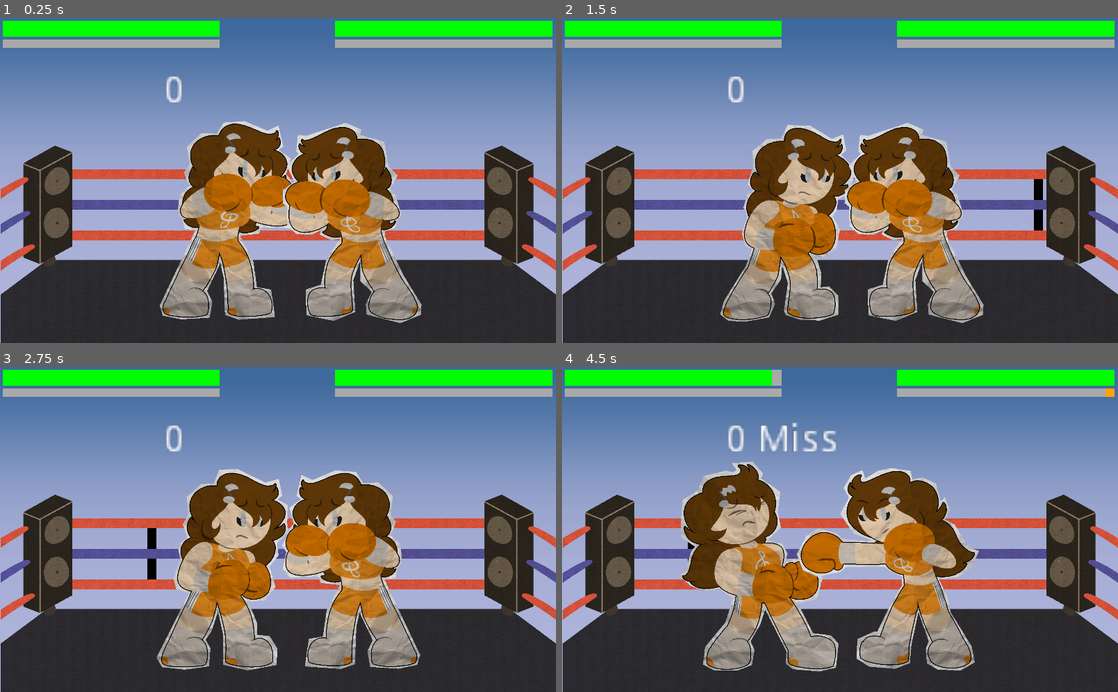
Above: before the commit, frames 1-4 (two rows, left to right).
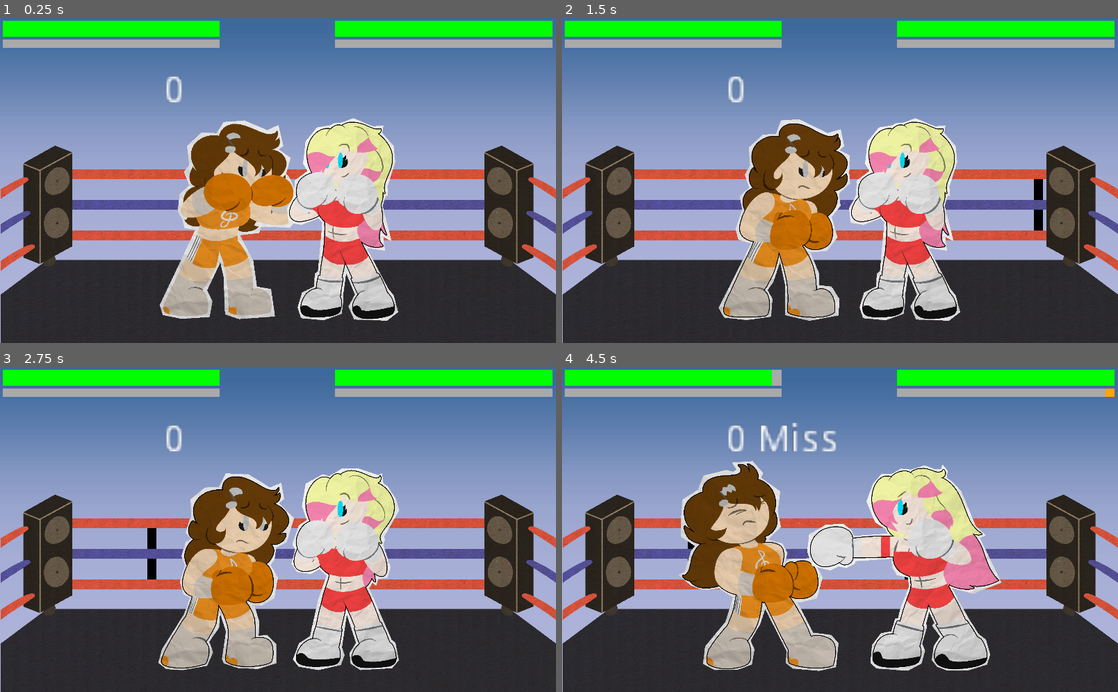
Above: after the commit, the same moments.

Repository: Boyquotes/melody-boxing
Game: Godot game, scene res://room/ring.tscn
The game is run twice, just before and just after one commit, with the same random seed, the same clock (stepped at 60 frames per second) and the same inputs.
Inputs:
- Up to frame 1 (0.25 s): no input
- Up to frame 2 (1.5 s): hold Right (ui_right) 0.53-1.28 s; hold Down (ui_down) from 1.28 s (still down)
- Up to frame 3 (2.75 s): release Down (ui_down) at 2.03 s; hold Right (ui_right) from 2.03 s (still down)
- Up to frame 4 (4.5 s): release Right (ui_right) at 2.78 s; hold Up (ui_up) 2.78-3.53 s; hold Left (ui_left) from 3.53 s (still down)

The runs differ from the first frame. In frame 1, 14% of the frame differs, in the area x 28-76%, y 30-94%; in frame 2, 17%; in frame 3, 17%; in frame 4, 18%, in the area x 21-79%, y 28-94%.

Commit message:
Update sprite

Diff:
--- a/room/ring.gd
+++ b/room/ring.gd
@@ -194,7 +194,6 @@
 	if(perf):
 		judgeMult = attacker.maxJudgeMult;
 	var damage = attacker.baseAtk * judgeMult * attacker.maxSpMult * (1+attacker.sp/attacker.maxSp) * mult;
-	print(damage);
 	victim.hp -= damage;
 
 func increaseCombo():
--- a/room/ring.tscn
+++ b/room/ring.tscn
@@ -1,5 +1,6 @@
-[gd_scene load_steps=68 format=2]
+[gd_scene load_steps=69 format=2]
 
+[ext_resource path="res://sprite/melody/template.tres" type="SpriteFrames" id=1]
 [ext_resource path="res://bg/background.png" type="Texture" id=2]
 [ext_resource path="res://music/pancake.ogg" type="AudioStream" id=3]
 [ext_resource path="res://sprite/note.png" type="Texture" id=4]
@@ -65,18 +66,18 @@
 [ext_resource path="res://sprite/effect/burst/burst (7).png" type="Texture" id=64]
 [ext_resource path="res://sprite/effect/burst/burst (11).png" type="Texture" id=65]
 [ext_resource path="res://bg/stage.png" type="Texture" id=66]
-[ext_resource path="res://sprite/melody_p/template.tres" type="SpriteFrames" id=67]
+[ext_resource path="res://sprite/aj/template.tres" type="SpriteFrames" id=67]
 
 [sub_resource type="SpriteFrames" id=1]
 animations = [ {
+"frames": [ ExtResource( 22 ), ExtResource( 11 ), ExtResource( 12 ), ExtResource( 13 ), ExtResource( 8 ), ExtResource( 7 ), ExtResource( 9 ), ExtResource( 10 ), ExtResource( 16 ), ExtResource( 19 ), ExtResource( 14 ), ExtResource( 15 ), ExtResource( 17 ), ExtResource( 18 ), ExtResource( 35 ), ExtResource( 34 ), ExtResource( 30 ), ExtResource( 31 ), ExtResource( 33 ), ExtResource( 32 ), ExtResource( 24 ), ExtResource( 23 ), ExtResource( 27 ), ExtResource( 28 ), ExtResource( 20 ), ExtResource( 26 ), ExtResource( 29 ), ExtResource( 25 ), ExtResource( 21 ) ],
+"loop": false,
+"name": "block",
+"speed": 60.0
+}, {
 "frames": [ ExtResource( 46 ), ExtResource( 41 ), ExtResource( 56 ), ExtResource( 62 ), ExtResource( 42 ), ExtResource( …(445 unchanged characters)…
 "loop": false,
 "name": "burst",
-"speed": 60.0
-}, {
-"frames": [ ExtResource( 22 ), ExtResource( 11 ), ExtResource( 12 ), ExtResource( 13 ), ExtResource( 8 ), ExtResource( 7 ), ExtResource( 9 ), ExtResource( 10 ), ExtResource( 16 ), ExtResource( 19 ), ExtResource( 14 ), ExtResource( 15 ), ExtResource( 17 ), ExtResource( 18 ), ExtResource( 35 ), ExtResource( 34 ), ExtResource( 30 ), ExtResource( 31 ), ExtResource( 33 ), ExtResource( 32 ), ExtResource( 24 ), ExtResource( 23 ), ExtResource( 27 ), ExtResource( 28 ), ExtResource( 20 ), ExtResource( 26 ), ExtResource( 29 ), ExtResource( 25 ), ExtResource( 21 ) ],
-"loop": false,
-"name": "block",
 "speed": 60.0
 } ]
 
@@ -103,18 +104,20 @@
 texture = ExtResource( 4 )
 
 [node name="spr_left" type="AnimatedSprite" parent="."]
-position = Vector2( -167.247, 244.201 )
+position = Vector2( -167.247, 242.082 )
 z_index = 1
-frames = ExtResource( 67 )
-animation = "idle_up"
+frames = ExtResource( 1 )
+animation = "hit_down"
+frame = 3
 playing = true
 script = ExtResource( 6 )
 
 [node name="spr_right" type="AnimatedSprite" parent="."]
 position = Vector2( 259.232, 245.336 )
 frames = ExtResource( 67 )
-animation = "idle_up"
-frame = 3
+animation = "defl_up"
+frame = 2
+speed_scale = 0.9
 playing = true
 flip_h = true
 script = ExtResource( 6 )
--- /dev/null
+++ b/sprite/aj/template.tres
@@ -0,0 +1,69 @@
+[gd_resource type="SpriteFrames" load_steps=15 format=2]
+
+[ext_resource path="res://sprite/aj/Block Low.png" type="Texture" id=1]
+[ext_resource path="res://sprite/aj/Idle 4.png" type="Texture" id=2]
+[ext_resource path="res://sprite/aj/Punch 2 Throw.png" type="Texture" id=3]
+[ext_resource path="res://sprite/aj/Punch Throw.png" type="Texture" id=4]
+[ext_resource path="res://sprite/aj/Punch 2 Windup.png" type="Texture" id=5]
+[ext_resource path="res://sprite/aj/Idle 1.png" type="Texture" id=6]
+[ext_resource path="res://sprite/aj/Bonk High.png" type="Texture" id=7]
+[ext_resource path="res://sprite/aj/Idle 5.png" type="Texture" id=8]
+[ext_resource path="res://sprite/aj/Punch Windup.png" type="Texture" id=9]
+[ext_resource path="res://sprite/aj/Idle 6.png" type="Texture" id=10]
+[ext_resource path="res://sprite/aj/Bonk Low.png" type="Texture" id=11]
+[ext_resource path="res://sprite/aj/Block Up.png" type="Texture" id=12]
+[ext_resource path="res://sprite/aj/Idle 3.png" type="Texture" id=13]
+[ext_resource path="res://sprite/aj/Idle 2.png" type="Texture" id=14]
+
+[resource]
+animations = [ {
+"frames": [ ExtResource( 1 ), ExtResource( 1 ), ExtResource( 1 ), ExtResource( 1 ) ],
+"loop": false,
+"name": "def_down",
+"speed": 5.0
+}, {
+"frames": [ ExtResource( 12 ), ExtResource( 12 ), ExtResource( 12 ), ExtResource( 12 ) ],
+"loop": true,
+"name": "defl_up",
+"speed": 5.0
+}, {
+"frames": [ ExtResource( 6 ), ExtResource( 7 ), ExtResource( 7 ), ExtResource( 7 ) ],
+"loop": false,
+"name": "hit_up",
+"speed": 5.0
+}, {
+"frames": [ ExtResource( 6 ), ExtResource( 14 ), ExtResource( 13 ), ExtResource( 14 ) ],
+"loop": true,
+"name": "idle_up",
+"speed": 5.0
+}, {
+"frames": [ ExtResource( 2 ), ExtResource( 8 ), ExtResource( 10 ), ExtResource( 8 ) ],
+"loop": true,
+"name": "idle_down",
+"speed": 5.0
+}, {
+"frames": [ ExtResource( 12 ), ExtResource( 12 ), ExtResource( 12 ), ExtResource( 12 ) ],
+"loop": false,
+"name": "def_up",
+"speed": 5.0
+}, {
+"frames": [ ExtResource( 5 ), ExtResource( 3 ), ExtResource( 3 ), ExtResource( 3 ) ],
+"loop": false,
+"name": "atk_down",
+"speed": 5.0
+}, {
+"frames": [ ExtResource( 1 ), ExtResource( 1 ), ExtResource( 1 ), ExtResource( 1 ) ],
+"loop": true,
+"name": "defl_down",
+"speed": 5.0
+}, {
+"frames": [ ExtResource( 9 ), ExtResource( 4 ), ExtResource( 4 ), ExtResource( 4 ) ],
+"loop": false,
+"name": "atk_up",
+"speed": 5.0
+}, {
+"frames": [ ExtResource( 2 ), ExtResource( 11 ), ExtResource( 11 ), ExtResource( 11 ) ],
+"loop": false,
+"name": "hit_down",
+"speed": 5.0
+} ]
--- a/sprite/melody/template.tres
+++ b/sprite/melody/template.tres
@@ -1,19 +1,19 @@
 [gd_resource type="SpriteFrames" load_steps=15 format=2]
 
-[ext_resource path="res://sprite/melody/hit_down.png" type="Texture" id=1]
-[ext_resource path="res://sprite/melody/idle_down_1.png" type="Texture" id=2]
-[ext_resource path="res://sprite/melody/punch_down_1.png" type="Texture" id=3]
-[ext_resource path="res://sprite/melody/punch_up_1.png" type="Texture" id=4]
-[ext_resource path="res://sprite/melody/punch_down_2.png" type="Texture" id=5]
-[ext_resource path="res://sprite/melody/punch_up_2.png" type="Texture" id=6]
-[ext_resource path="res://sprite/melody/idle_up_1.png" type="Texture" id=7]
-[ext_resource path="res://sprite/melody/idle_down_2.png" type="Texture" id=8]
-[ext_resource path="res://sprite/melody/hit_up.png" type="Texture" id=9]
-[ext_resource path="res://sprite/melody/idle_down_3.png" type="Texture" id=10]
-[ext_resource path="res://sprite/melody/block_down.png" type="Texture" id=11]
-[ext_resource path="res://sprite/melody/block_up.png" type="Texture" id=12]
-[ext_resource path="res://sprite/melody/idle_up_2.png" type="Texture" id=13]
-[ext_resource path="res://sprite/melody/idle_up_3.png" type="Texture" id=14]
+[ext_resource path="res://sprite/melody/Bonk Low.png" type="Texture" id=1]
+[ext_resource path="res://sprite/melody/Idle 4.png" type="Texture" id=2]
+[ext_resource path="res://sprite/melody/Punch 2 Throw.png" type="Texture" id=3]
+[ext_resource path="res://sprite/melody/Punch Throw.png" type="Texture" id=4]
+[ext_resource path="res://sprite/melody/Punch 2 Windup.png" type="Texture" id=5]
+[ext_resource path="res://sprite/melody/Idle 1.png" type="Texture" id=6]
+[ext_resource path="res://sprite/melody/Bonk High.png" type="Texture" id=7]
+[ext_resource path="res://sprite/melody/Idle 5.png" type="Texture" id=8]
+[ext_resource path="res://sprite/melody/Punch Windup.png" type="Texture" id=9]
+[ext_resource path="res://sprite/melody/Idle 6.png" type="Texture" id=10]
+[ext_resource path="res://sprite/melody/Block Low.png" type="Texture" id=11]
+[ext_resource path="res://sprite/melody/Block High.png" type="Texture" id=12]
+[ext_resource path="res://sprite/melody/Idle 3.png" type="Texture" id=13]
+[ext_resource path="res://sprite/melody/Idle 2.png" type="Texture" id=14]
 
 [resource]
 animations = [ {
@@ -22,22 +22,12 @@
 "name": "hit_down",
 "speed": 5.0
 }, {
-"frames": [ ExtResource( 7 ), ExtResource( 9 ), ExtResource( 9 ), ExtResource( 9 ) ],
+"frames": [ ExtResource( 5 ), ExtResource( 3 ), ExtResource( 3 ), ExtResource( 3 ) ],
 "loop": false,
-"name": "hit_up",
+"name": "atk_down",
 "speed": 5.0
 }, {
-"frames": [ ExtResource( 12 ), ExtResource( 12 ), ExtResource( 12 ), ExtResource( 12 ) ],
-"loop": false,
-"name": "def_up",
-"speed": 5.0
-}, {
-"frames": [ ExtResource( 11 ), ExtResource( 11 ), ExtResource( 11 ), ExtResource( 11 ) ],
-"loop": true,
-"name": "defl_down",
-"speed": 5.0
-}, {
-"frames": [ ExtResource( 4 ), ExtResource( 6 ), ExtResource( 6 ), ExtResource( 6 ) ],
+"frames": [ ExtResource( 9 ), ExtResource( 4 ), ExtResource( 4 ), ExtResource( 4 ) ],
 "loop": false,
 "name": "atk_up",
 "speed": 5.0
@@ -52,9 +42,19 @@
 "name": "def_down",
 "speed": 5.0
 }, {
-"frames": [ ExtResource( 3 ), ExtResource( 5 ), ExtResource( 5 ), ExtResource( 5 ) ],
+"frames": [ ExtResource( 12 ), ExtResource( 12 ), ExtResource( 12 ), ExtResource( 12 ) ],
 "loop": false,
-"name": "atk_down",
+"name": "def_up",
+"speed": 5.0
+}, {
+"frames": [ ExtResource( 6 ), ExtResource( 7 ), ExtResource( 7 ), ExtResource( 7 ) ],
+"loop": false,
+"name": "hit_up",
+"speed": 5.0
+}, {
+"frames": [ ExtResource( 11 ), ExtResource( 11 ), ExtResource( 11 ), ExtResource( 11 ) ],
+"loop": true,
+"name": "defl_down",
 "speed": 5.0
 }, {
 "frames": [ ExtResource( 12 ), ExtResource( 12 ), ExtResource( 12 ), ExtResource( 12 ) ],
@@ -62,7 +62,7 @@
 "name": "defl_up",
 "speed": 5.0
 }, {
-"frames": [ ExtResource( 7 ), ExtResource( 13 ), ExtResource( 14 ), ExtResource( 13 ) ],
+"frames": [ ExtResource( 6 ), ExtResource( 14 ), ExtResource( 13 ), ExtResource( 14 ) ],
 "loop": true,
 "name": "idle_up",
 "speed": 5.0
--- a/sprite/melody_p/template.tres
+++ /dev/null
@@ -1,69 +0,0 @@
-[gd_resource type="SpriteFrames" load_steps=15 format=2]
-
-[ext_resource path="res://sprite/melody_p/Bonk Low 2.png" type="Texture" id=1]
-[ext_resource path="res://sprite/melody_p/Block Low 2.png" type="Texture" id=2]
-[ext_resource path="res://sprite/melody_p/Punch 2 Windup 2.png" type="Texture" id=3]
-[ext_resource path="res://sprite/melody_p/Punch Throw 2.png" type="Texture" id=4]
-[ext_resource path="res://sprite/melody_p/Punch 2 Throw 2.png" type="Texture" id=5]
-[ext_resource path="res://sprite/melody_p/Block High 2.png" type="Texture" id=6]
-[ext_resource path="res://sprite/melody_p/Bonk High 2.png" type="Texture" id=7]
-[ext_resource path="res://sprite/melody_p/Idle 4 2.png" type="Texture" id=8]
-[ext_resource path="res://sprite/melody_p/Punch Windup 2.png" type="Texture" id=9]
-[ext_resource path="res://sprite/melody_p/Idle 5 2.png" type="Texture" id=10]
-[ext_resource path="res://sprite/melody_p/Idle 2 Test 2.png" type="Texture" id=13]
-[ext_resource path="res://sprite/melody_p/Idle 3 Test 2.png" type="Texture" id=14]
-[ext_resource path="res://sprite/melody_p/Idle 1 Test 2.png" type="Texture" id=15]
-[ext_resource path="res://sprite/melody_p/Idle 6 2.png" type="Texture" id=16]
-
-[resource]
-animations = [ {
-"frames": [ ExtResource( 8 ), ExtResource( 1 ), ExtResource( 1 ), ExtResource( 1 ) ],
-"loop": false,
-"name": "hit_down",
-"speed": 5.0
-}, {
-"frames": [ ExtResource( 6 ), ExtResource( 6 ), ExtResource( 6 ), ExtResource( 6 ) ],
-"loop": false,
-"name": "def_up",
-"speed": 5.0
-}, {
-"frames": [ ExtResource( 15 ), ExtResource( 7 ), ExtResource( 7 ), ExtResource( 7 ) ],
-"loop": false,
-"name": "hit_up",
-"speed": 5.0
-}, {
-"frames": [ ExtResource( 10 ), ExtResource( 16 ), ExtResource( 10 ), ExtResource( 8 ) ],
-"loop": true,
-"name": "idle_down",
-"speed": 5.0
-}, {
-"frames": [ ExtResource( 2 ), ExtResource( 2 ), ExtResource( 2 ), ExtResource( 2 ) ],
-"loop": true,
-"name": "defl_down",
-"speed": 5.0
-}, {
-"frames": [ ExtResource( 2 ), ExtResource( 2 ), ExtResource( 2 ), ExtResource( 2 ) ],
-"loop": false,
-"name": "def_down",
-"speed": 5.0
-}, {
-"frames": [ ExtResource( 3 ), ExtResource( 5 ), ExtResource( 5 ), ExtResource( 5 ) ],
-"loop": false,
-"name": "atk_down",
-"speed": 5.0
-}, {
-"frames": [ ExtResource( 6 ), ExtResource( 6 ), ExtResource( 6 ), ExtResource( 6 ) ],
-"loop": true,
-"name": "defl_up",
-"speed": 5.0
-}, {
-"frames": [ ExtResource( 9 ), ExtResource( 4 ), ExtResource( 4 ), ExtResource( 4 ) ],
-"loop": false,
-"name": "atk_up",
-"speed": 5.0
-}, {
-"frames": [ ExtResource( 13 ), ExtResource( 14 ), ExtResource( 13 ), ExtResource( 15 ) ],
-"loop": true,
-"name": "idle_up",
-"speed": 5.0
-} ]
Binary file added: sprite/aj/Block Low.png
Not shown, added: sprite/aj/Block Low.png.import
Binary file added: sprite/aj/Block Up.png
Not shown, added: sprite/aj/Block Up.png.import
Binary file added: sprite/aj/Bonk High.png
Not shown, added: sprite/aj/Bonk High.png.import
Binary file added: sprite/aj/Bonk Low.png
Not shown, added: sprite/aj/Bonk Low.png.import
Binary file added: sprite/aj/Idle 1.png
Not shown, added: sprite/aj/Idle 1.png.import
Binary file added: sprite/aj/Idle 2.png
Not shown, added: sprite/aj/Idle 2.png.import
(and 101 more such lines)
